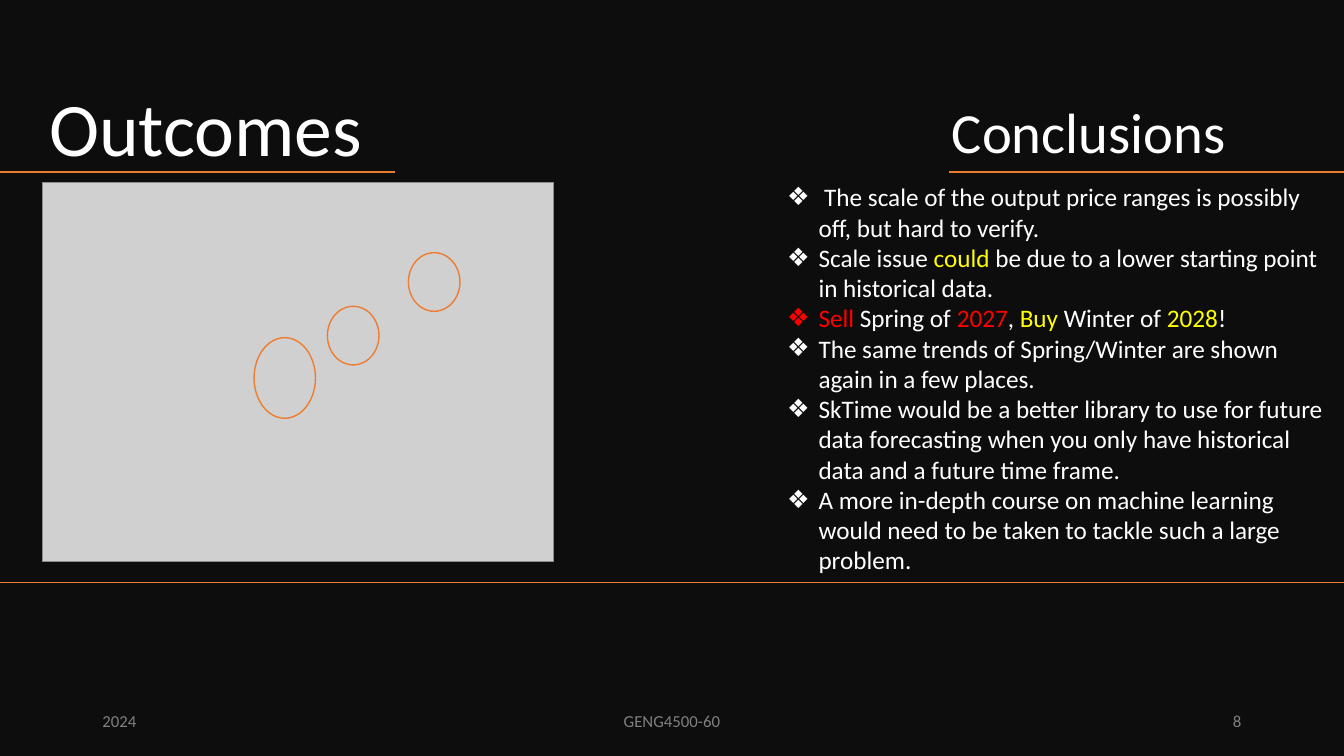
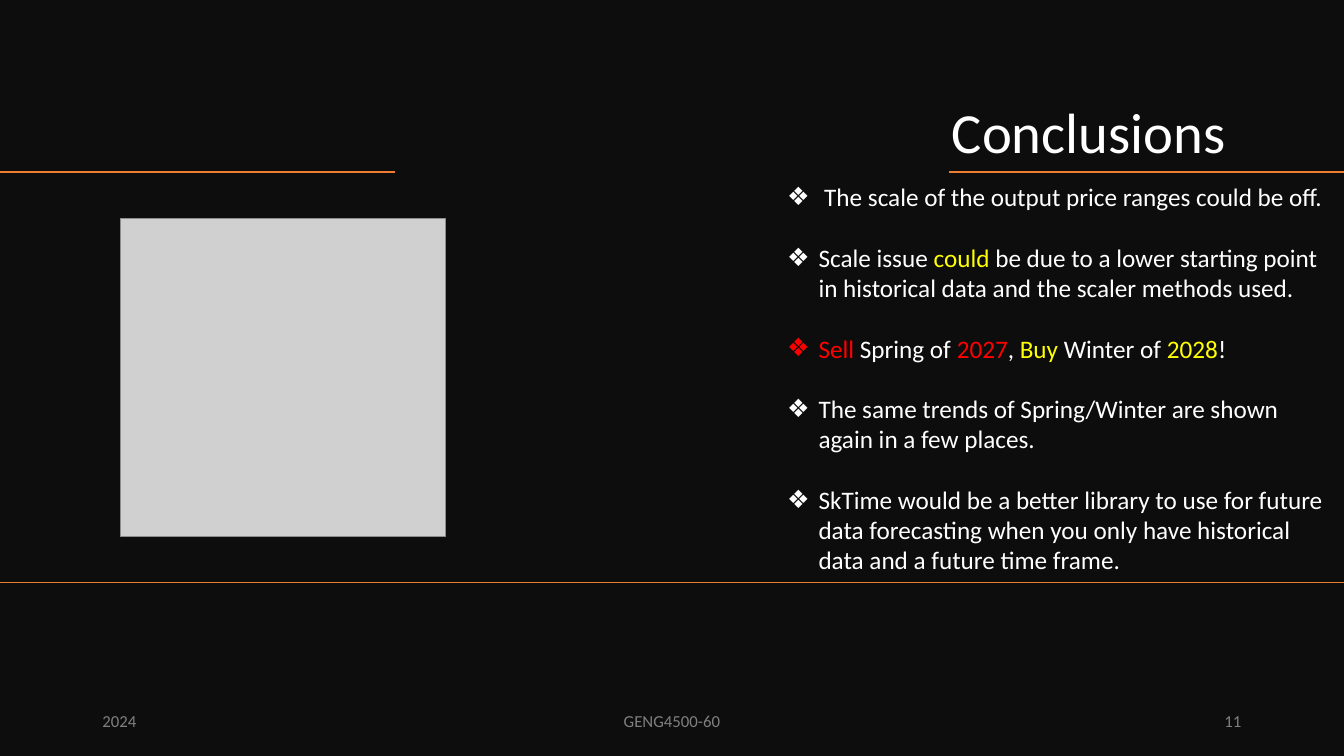
Before and after one commit to PMcTwist/Machine_Learn_Project, a slide deck: slide 11 of Presentation/ALI_Raymond_MAYNARD_Patrick_GENG4500_Final_presentation_2024.pptx (slide 8 before the commit). Drawn at 1344x756 pixels with LibreOffice and Linux fonts; fonts in the diff are those of the drawing; grey boxes stand for pictures. Boxes give left, top, right and bottom in pixels: in the first picture for what was removed or moved away, otherwise in the second. Text is boxed around its words. In the diff, an @@ line names an element or a change of style, - is before the commit and + after.

Commit message:
-Updated presentation with new outcomes and findings!
P@

```diff
--- a/Presentation/ALI_Raymond_MAYNARD_Patrick_GENG4500_Final_presentation_2024.pptx
+++ b/Presentation/ALI_Raymond_MAYNARD_Patrick_GENG4500_Final_presentation_2024.pptx
@@ title removed at [49,107,362,173] @@
-Outcomes
@@ text at [819,188,1322,297]: text changed @@
-❖ The scale of the output price ranges is possibly off, but hard to verify.
-❖ Scale issue could be due to a lower starting point in historical data.
+❖ The scale of the output price ranges could be off.
+❖ Scale issue could be due to a lower starting point in historical data and the scaler methods used.
@@ picture: place and size @@
-picture at [42,182,553,562]
+picture at [121,219,446,537]
@@ ellipse removed at [408,253,460,312] @@
@@ ellipse removed at [328,307,379,365] @@
@@ ellipse removed at [254,338,316,418] @@
@@ text at [819,491,1279,573]: paragraph removed @@
-❖ A more in-depth course on machine learning would need to be taken to tackle such a large problem.
@@ page number at [1224,716,1241,727]: text changed @@
-8
+11
```
Also in this commit, not shown: 2 other slides changed, 2 slides added, 2 other files.
